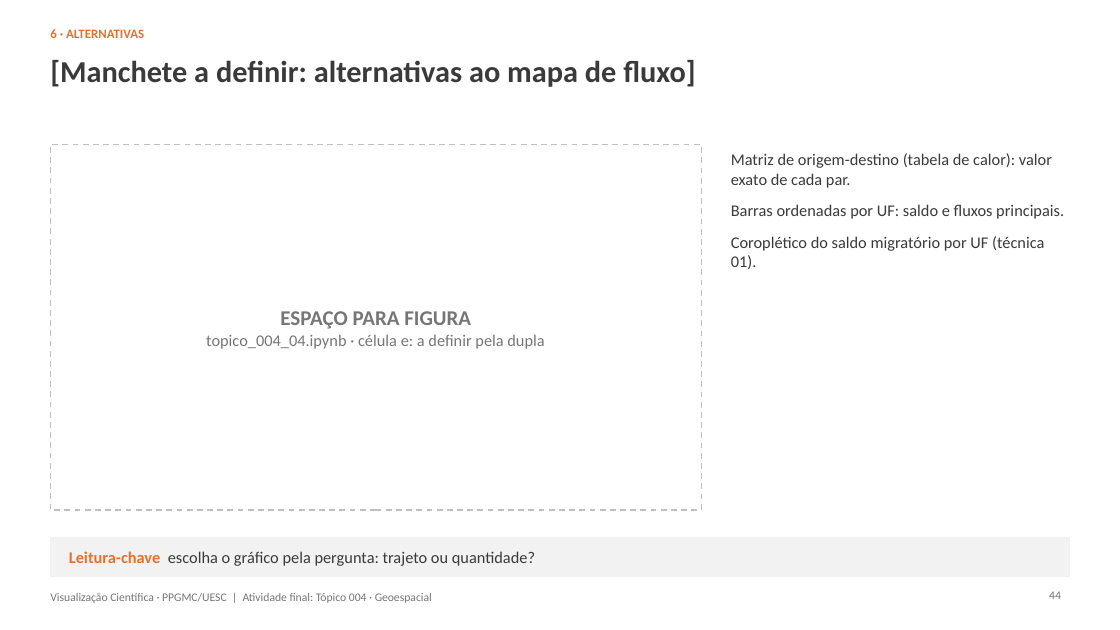
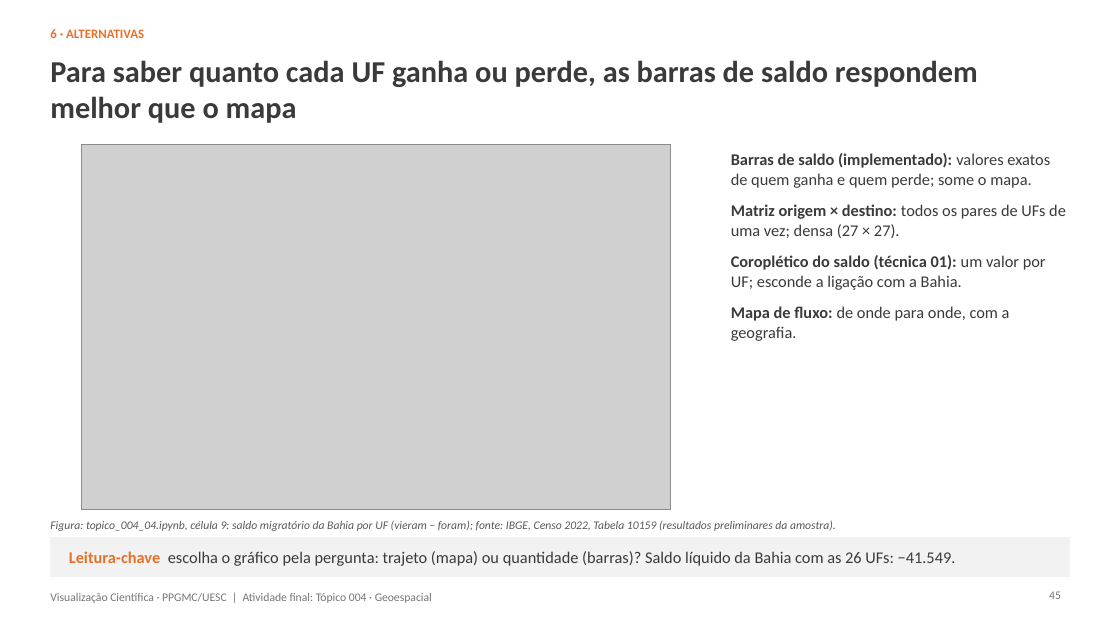
Before and after one commit to John-Parsec/scientific-visualization-geospatial, a slide deck: slide 45 of slides.pptx (slide 44 before the commit). Drawn at 1120x630 pixels with LibreOffice and Linux fonts; fonts in the diff are those of the drawing; grey boxes stand for pictures; background and template pictures are left out. Boxes give left, top, right and bottom in pixels: in the first picture for what was removed or moved away, otherwise in the second. Text is boxed around its words. In the diff, an @@ line names an element or a change of style, - is before the commit and + after.

```diff
--- a/slides.pptx
+++ b/slides.pptx
@@ title at [50,60,978,123]: text changed @@
-[Manchete a definir: alternativas ao mapa de fluxo]
+Para saber quanto cada UF ganha ou perde, as barras de saldo respondem melhor que o mapa
@@ rectangle removed at [50,145,702,510] @@
@@ picture added at [82,145,671,510] @@
@@ text at [731,153,1066,341]: text changed @@
-Matriz de origem-destino (tabela de calor): valor exato de cada par.
-Barras ordenadas por UF: saldo e fluxos principais.
-Coroplético do saldo migratório por UF (técnica 01).
+Barras de saldo (implementado): valores exatos de quem ganha e quem perde; some o mapa.
+Matriz origem × destino: todos os pares de UFs de uma vez; densa (27 × 27).
+Coroplético do saldo (técnica 01): um valor por UF; esconde a ligação com a Bahia.
+Mapa de fluxo: de onde para onde, com a geografia.
@@ text removed at [206,311,544,349] @@
-ESPAÇO PARA FIGURA
-topico_004_04.ipynb · célula e: a definir pela dupla
@@ text added at [50,520,836,531], 10 pt, text #595959, italic @@
+Figura: topico_004_04.ipynb, célula 9: saldo migratório da Bahia por UF (vieram − foram); fonte: IBGE, Censo 2022, Tabela 10159 (resultados preliminares da amostra).
@@ text at [69,551,956,566]: text changed @@
-Leitura-chave escolha o gráfico pela pergunta: trajeto ou quantidade?
+Leitura-chave escolha o gráfico pela pergunta: trajeto (mapa) ou quantidade (barras)? Saldo líquido da Bahia com as 26 UFs: −41.549.
@@ page number at [1049,591,1061,599]: text changed @@
-44
+45
```
Also in this commit, not shown: 44 other slides changed, 4 slides added, 3 slides removed.
